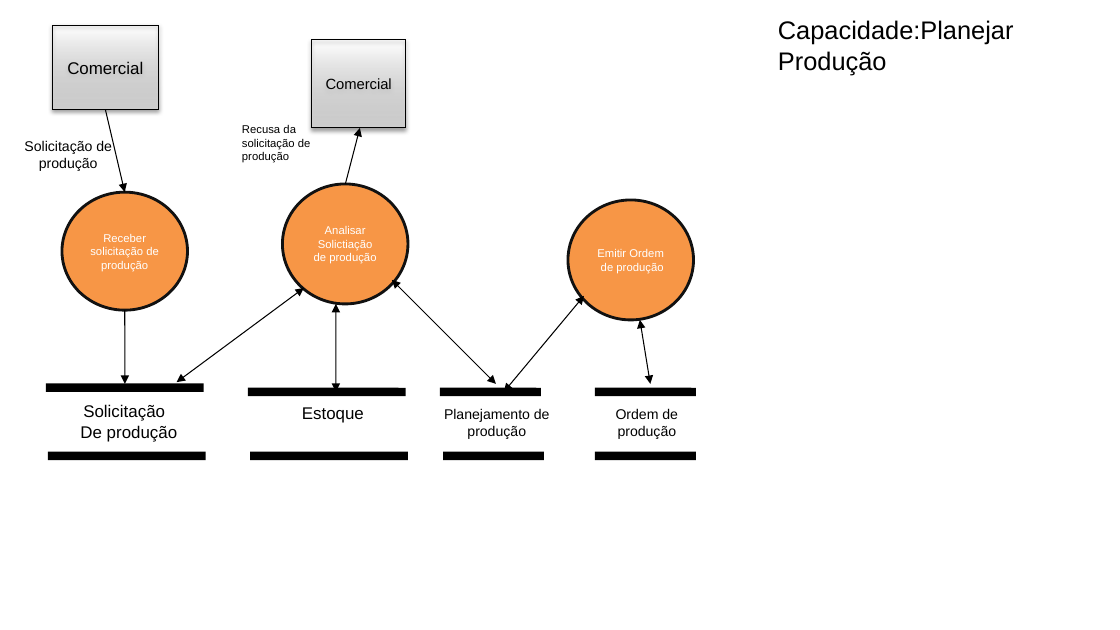
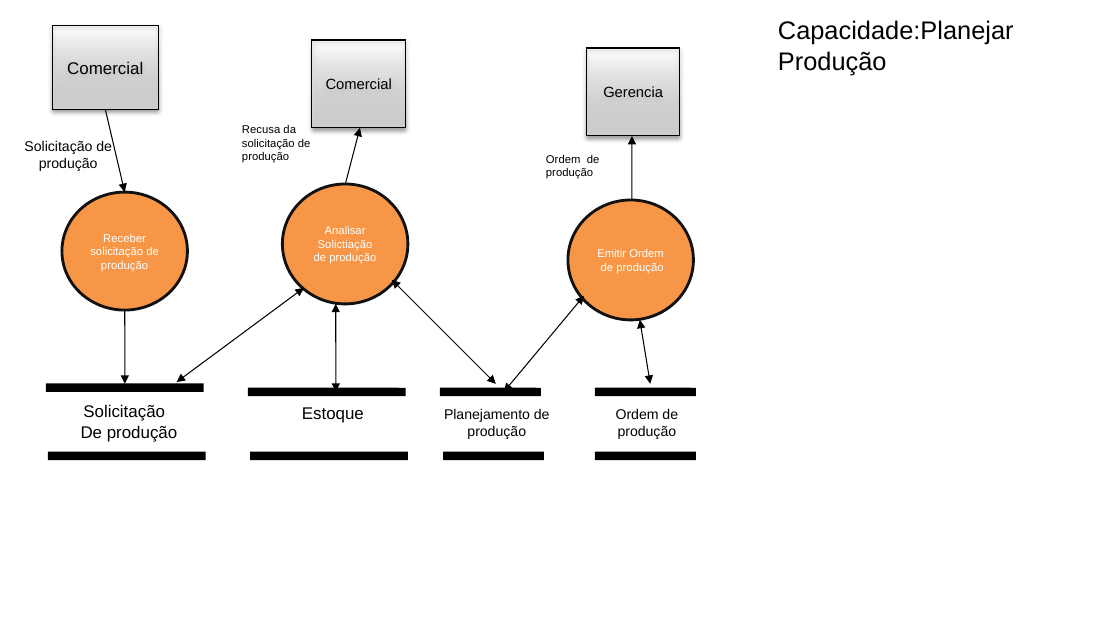
Before and after one commit to lmoraesImpacta/OPE, a slide deck: slide 1 of Artefatos/16-DFD Essencial para cada capacidade.pptx. Drawn at 1120x630 pixels with LibreOffice and Linux fonts; fonts in the diff are those of the drawing. Boxes give left, top, right and bottom in pixels: in the first picture for what was removed or moved away, otherwise in the second. Text is boxed around its words. In the diff, an @@ line names an element or a change of style, - is before the commit and + after.

```diff
--- a/Artefatos/16-DFD Essencial para cada capacidade.pptx
+++ b/Artefatos/16-DFD Essencial para cada capacidade.pptx
@@ rectangle added at [586,48,680,136], fill gradient #D0D0D0 to #EDEDED, outline #000000 0.75 pt, 10.5 pt, text #000000 @@
+Gerencia
@@ freeform shape added at [632,136,632,200], outline #000000 0.75 pt @@
@@ text added at [546,154,600,179], 8 pt, text #000000 @@
+Ordem de produção
```
Also in this commit, not shown: 5 other slides changed, 4 other files.
